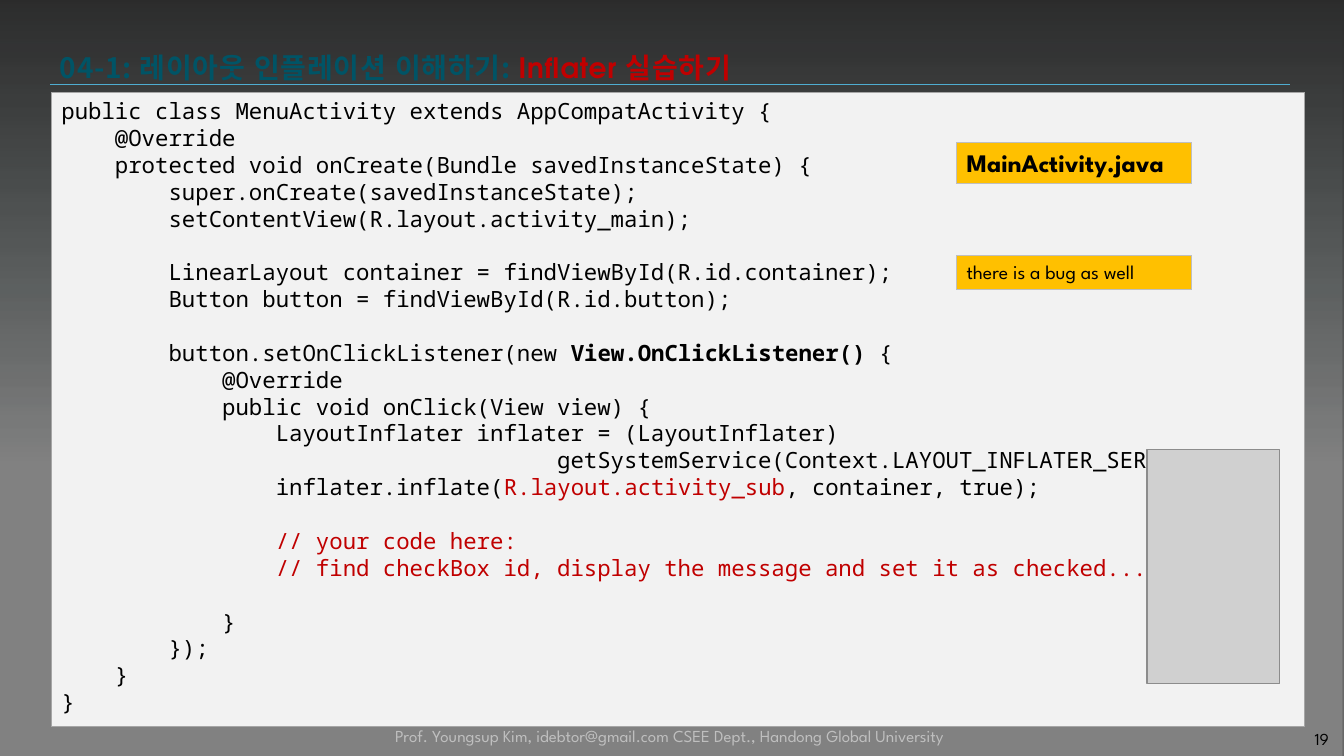
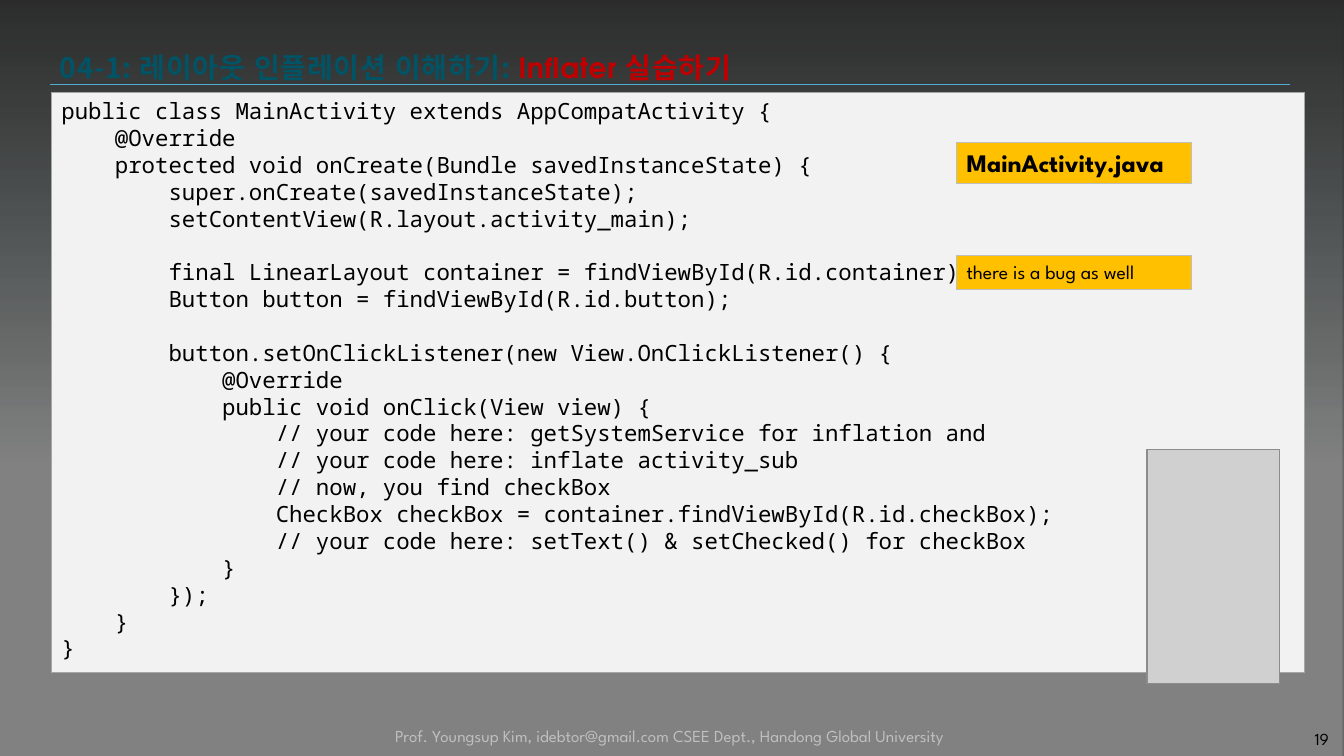
Before and after one commit to tae7841/HuStarAS, a slide deck: slide 19 of ppts/04Activity.pptx. Drawn at 1344x756 pixels with LibreOffice and Linux fonts; fonts in the diff are those of the drawing; grey boxes stand for pictures; background and template pictures are left out; a plain dark background stands for a picture behind light text. Boxes give left, top, right and bottom in pixels: in the first picture for what was removed or moved away, otherwise in the second. Text is boxed around its words. In the diff, an @@ line names an element or a change of style, - is before the commit and + after.

```diff
--- a/ppts/04Activity.pptx
+++ b/ppts/04Activity.pptx
@@ rectangle "public class MainActivity extends AppCompatActivity ...": place and size @@
-rectangle "public class MainActivity extends AppCompatActivity ..." at <box>51,93,1305,727</box>
+rectangle "public class MainActivity extends AppCompatActivity ..." at <box>51,93,1305,674</box>
@@ text in rectangle at <box>155,102,745,125</box>: text changed @@
-public class MenuActivity extends AppCompatActivity {
+public class MainActivity extends AppCompatActivity {
@@ text in rectangle at <box>169,260,973,286</box>: text changed @@
-LinearLayout container = findViewById(R.id.container);
+final LinearLayout container = findViewById(R.id.container);
@@ text in rectangle at <box>169,344,866,365</box>: bold off in "View.OnClickListener()" @@
@@ text in rectangle at <box>276,424,1053,555</box>: text changed @@
-LayoutInflater inflater = (LayoutInflater)
-getSystemService(Context.LAYOUT_INFLATER_SERVICE);
-inflater.inflate(R.layout.activity_sub, container, true);
-// your code here:
-// find checkBox id, display the message and set it as checked...
+// your code here: getSystemService for inflation and
+// your code here: inflate activity_sub
+// now, you find checkBox
+CheckBox checkBox = container.findViewById(R.id.checkBox);
+// your code here: setText() & setChecked() for checkBox
```
Also in this commit, not shown: 3 other slides changed, 1 slide added.
